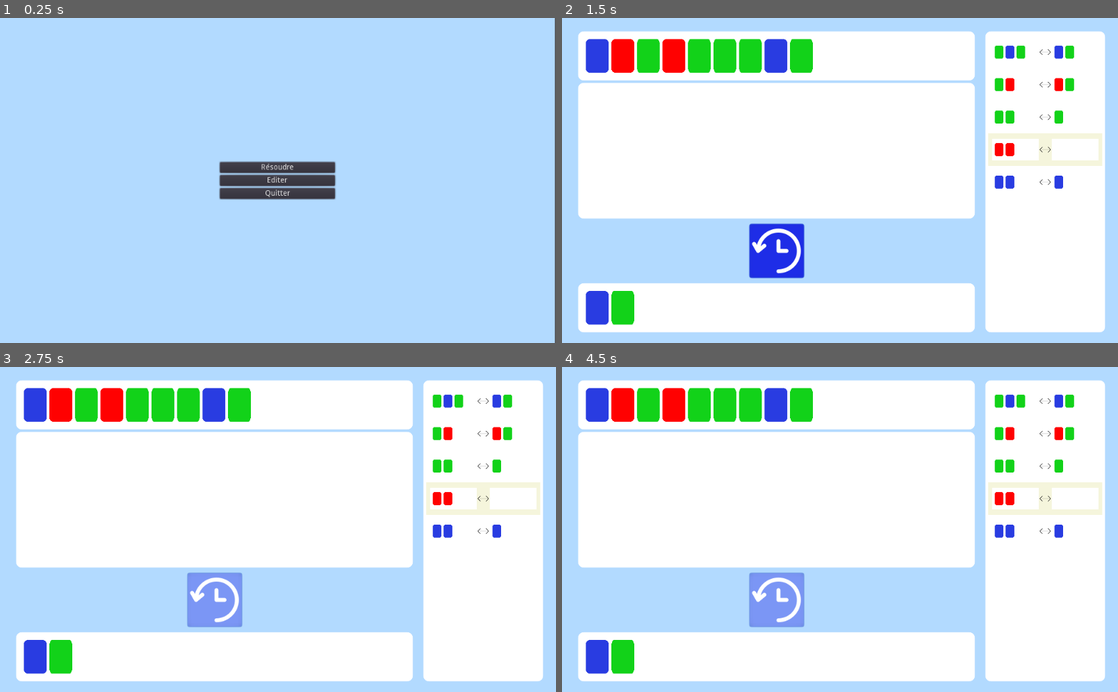
Above: before the commit, frames 1-4 (two rows, left to right).
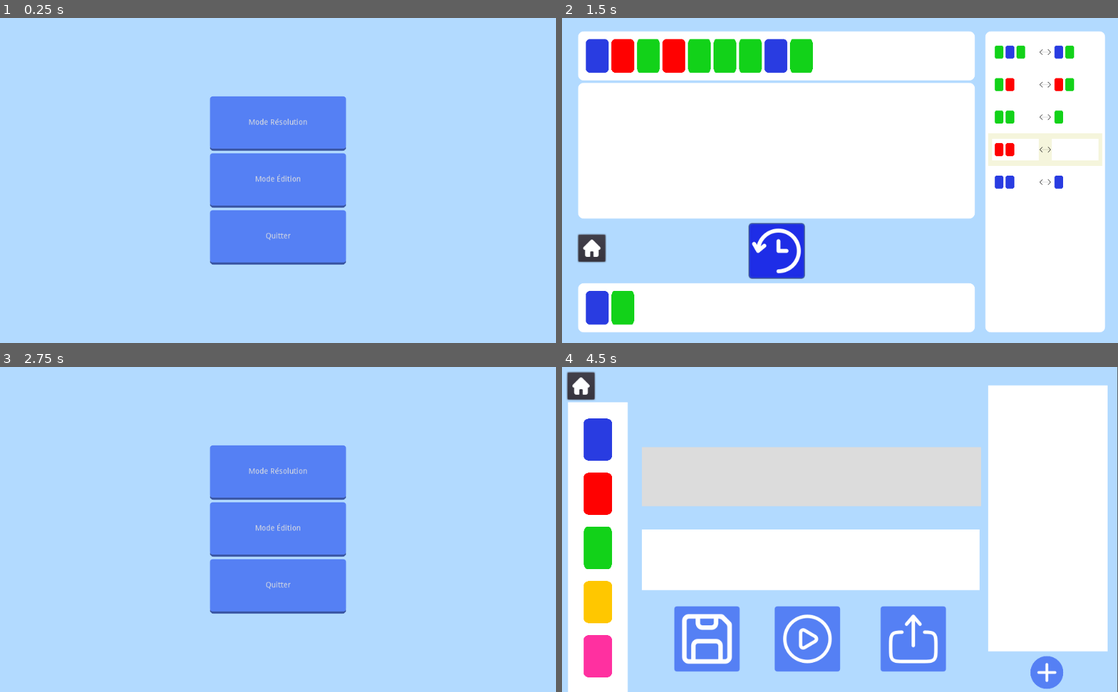
Above: after the commit, the same moments.

Repository: Pertatis/ProjetDomino
Game: Godot game, scene res://Scenes/Menus/MainMenu.tscn
Two runs of this game, one before a commit and one after it. Both use one fixed random seed, a clock stepped at 60 frames per second and the inputs below.
Inputs (mouse positions are in pixels of both pictures, inside the frame that each line leads up to):
- Up to frame 1 (0.25 s): no input
- Up to frame 2 (1.5 s): click "Résoudre" (after the commit: "Mode Résolution") at 0.5 s; click (778, 252) at 1.25 s
- Up to frame 3 (2.75 s): click (27, 597) at 2.02 s
- Up to frame 4 (4.5 s): click (840, 529) at 2.75 s, where only the run after the commit has a clickable "Mode Édition"; click (806, 640) at 3.52 s; click (723, 601) at 4.27 s

The runs differ from the first frame. In frame 1, 13% of the frame differs, in the area x 37-100%, y 0-100%; in frame 2, 0.6%; in frame 3, 76%, in the area x 2-98%, y 4-97%; in frame 4, 59%.

Commit message:
improved menu gui, buttons gui, clear button resets history, added home button in each scene

Diff:
--- /dev/null
+++ b/Graphics/font.tres
@@ -0,0 +1,4 @@
+[gd_resource type="DynamicFont" format=2]
+
+[resource]
+size = 24
--- a/Scenes/Edition.gd
+++ b/Scenes/Edition.gd
@@ -372,3 +372,10 @@
 	for child in $"%PanelRegles".get_children():
 		if not (child is Position2D):
 			$"%PanelRegles".remove_child(child)
+
+
+
+func _on_Menu_pressed():
+	var error = get_tree().change_scene("res://Scenes/Menus/MainMenu.tscn")
+	if error != OK :
+			print("Failed to change scene", error)
--- a/Scenes/Edition.tscn
+++ b/Scenes/Edition.tscn
@@ -1,10 +1,11 @@
-[gd_scene load_steps=17 format=2]
+[gd_scene load_steps=18 format=2]
 
 [ext_resource path="res://Scenes/Domino/DominoPalette/DominoPaletteVert.tscn" type="PackedScene" id=1]
 [ext_resource path="res://Scenes/Domino/DominoPalette/DominoPaletteRouge.tscn" type="PackedScene" id=2]
 [ext_resource path="res://Scenes/Domino/DominoPalette/DominoPaletteJaune.tscn" type="PackedScene" id=3]
 [ext_resource path="res://Scenes/Domino/DominoPalette/DominoPaletteRose.tscn" type="PackedScene" id=4]
 [ext_resource path="res://Scenes/Domino/DominoPalette/DominoPaletteBleu.tscn" type="PackedScene" id=5]
+[ext_resource path="res://Graphics/home.png" type="Texture" id=6]
 [ext_resource path="res://Scenes/Edition.gd" type="Script" id=7]
 [ext_resource path="res://Graphics/Jouer.svg" type="Texture" id=8]
 [ext_resource path="res://Graphics/Enregistrer.svg" type="Texture" id=9]
@@ -18,6 +19,8 @@
 corner_radius_top_right = 90
 corner_radius_bottom_right = 90
 corner_radius_bottom_left = 90
+shadow_color = Color( 0.0196078, 0.0313726, 0.184314, 1 )
+shadow_size = 2
 
 [sub_resource type="StyleBoxFlat" id=6]
 bg_color = Color( 0.0901961, 0.466667, 1, 1 )
@@ -27,7 +30,7 @@
 corner_radius_bottom_left = 90
 
 [sub_resource type="StyleBoxFlat" id=5]
-bg_color = Color( 0.482353, 0.588235, 0.960784, 1 )
+bg_color = Color( 0.333333, 0.501961, 0.956863, 1 )
 corner_radius_top_left = 90
 corner_radius_top_right = 90
 corner_radius_bottom_right = 90
@@ -39,6 +42,8 @@
 corner_radius_top_right = 5
 corner_radius_bottom_right = 5
 corner_radius_bottom_left = 5
+shadow_color = Color( 0.0196078, 0.0313726, 0.184314, 1 )
+shadow_size = 2
 
 [sub_resource type="StyleBoxFlat" id=4]
 bg_color = Color( 0.0901961, 0.466667, 1, 1 )
@@ -49,7 +54,7 @@
 corner_radius_bottom_left = 5
 
 [sub_resource type="StyleBoxFlat" id=2]
-bg_color = Color( 0.482353, 0.588235, 0.960784, 1 )
+bg_color = Color( 0.333333, 0.501961, 0.956863, 1 )
 corner_radius_top_left = 5
 corner_radius_top_right = 5
 corner_radius_bottom_right = 5
@@ -103,29 +108,29 @@
 
 [node name="PanelPalette" type="ColorRect" parent="PanelFond"]
 margin_left = -86.0
-margin_top = -80.0
-margin_right = 40.0
-margin_bottom = 455.0
+margin_top = -50.0
+margin_right = 24.0
+margin_bottom = 485.0
 mouse_filter = 2
 
 [node name="DominoPaletteBleu" parent="PanelFond/PanelPalette" instance=ExtResource( 5 )]
-position = Vector2( 62, 69 )
+position = Vector2( 55, 69 )
 scale = Vector2( 1, 1 )
 
 [node name="DominoPaletteVert" parent="PanelFond/PanelPalette" instance=ExtResource( 1 )]
-position = Vector2( 62, 269 )
+position = Vector2( 55, 269 )
 scale = Vector2( 1, 1 )
 
 [node name="DominoPaletteRouge" parent="PanelFond/PanelPalette" instance=ExtResource( 2 )]
-position = Vector2( 62, 169 )
+position = Vector2( 55, 169 )
 scale = Vector2( 1, 1 )
 
 [node name="DominoPaletteRose" parent="PanelFond/PanelPalette" instance=ExtResource( 4 )]
-position = Vector2( 62, 469 )
+position = Vector2( 55, 469 )
 scale = Vector2( 1, 1 )
 
 [node name="DominoPaletteJaune" parent="PanelFond/PanelPalette" instance=ExtResource( 3 )]
-position = Vector2( 62, 369 )
+position = Vector2( 55, 369 )
 scale = Vector2( 1, 1 )
 
 [node name="PanelBase" type="ColorRect" parent="PanelFond"]
@@ -191,6 +196,14 @@
 custom_styles/pressed = SubResource( 4 )
 custom_styles/normal = SubResource( 2 )
 icon = ExtResource( 8 )
+icon_align = 1
+
+[node name="Menu" type="Button" parent="."]
+margin_left = 10.0
+margin_top = 10.0
+margin_right = 60.0
+margin_bottom = 60.0
+icon = ExtResource( 6 )
 icon_align = 1
 
 [connection signal="base_activer" from="." to="." method="_on_Fond_base_activer"]
@@ -206,3 +219,4 @@
 [connection signal="pressed" from="BSauvegarder" to="." method="_on_BSauvegarder_pressed"]
 [connection signal="pressed" from="BCharger" to="." method="_on_BCharger_pressed"]
 [connection signal="pressed" from="BJouer" to="." method="_on_BJouer_pressed"]
+[connection signal="pressed" from="Menu" to="." method="_on_Menu_pressed"]
--- a/Scenes/Menus/MainMenu.gd
+++ b/Scenes/Menus/MainMenu.gd
@@ -1,19 +1,9 @@
 extends Control
 
 
-# Declare member variables here. Examples:
-# var a = 2
-# var b = "text"
+func _ready():
+	pass
 
-
-# Called when the node enters the scene tree for the first time.
-func _ready():
-	pass # Replace with function body.
-
-
-# Called every frame. 'delta' is the elapsed time since the previous frame.
-#func _process(delta):
-#	pass
 
 
 func _on_Resolution_pressed():
--- a/Scenes/Menus/MainMenu.tscn
+++ b/Scenes/Menus/MainMenu.tscn
@@ -1,6 +1,93 @@
-[gd_scene load_steps=2 format=2]
+[gd_scene load_steps=11 format=2]
 
 [ext_resource path="res://Scenes/Menus/MainMenu.gd" type="Script" id=1]
+
+[sub_resource type="StyleBoxFlat" id=1]
+bg_color = Color( 0.117647, 0.176471, 0.905882, 1 )
+border_width_bottom = 4
+border_color = Color( 0.0666667, 0.101961, 0.521569, 1 )
+corner_radius_top_left = 5
+corner_radius_top_right = 5
+corner_radius_bottom_right = 5
+corner_radius_bottom_left = 5
+shadow_color = Color( 0.0196078, 0.0313726, 0.184314, 1 )
+shadow_size = 2
+
+[sub_resource type="StyleBoxFlat" id=2]
+bg_color = Color( 0.0901961, 0.466667, 1, 1 )
+border_width_bottom = 4
+border_color = Color( 0.0705882, 0.305882, 0.635294, 1 )
+corner_radius_top_left = 5
+corner_radius_top_right = 5
+corner_radius_bottom_right = 5
+corner_radius_bottom_left = 5
+
+[sub_resource type="StyleBoxFlat" id=3]
+bg_color = Color( 0.333333, 0.501961, 0.956863, 1 )
+border_width_bottom = 4
+border_color = Color( 0.227451, 0.337255, 0.639216, 1 )
+corner_radius_top_left = 5
+corner_radius_top_right = 5
+corner_radius_bottom_right = 5
+corner_radius_bottom_left = 5
+
+[sub_resource type="StyleBoxFlat" id=7]
+bg_color = Color( 0.117647, 0.176471, 0.905882, 1 )
+border_width_bottom = 4
+border_color = Color( 0.0666667, 0.101961, 0.521569, 1 )
+corner_radius_top_left = 5
+corner_radius_top_right = 5
+corner_radius_bottom_right = 5
+corner_radius_bottom_left = 5
+shadow_color = Color( 0.0196078, 0.0313726, 0.184314, 1 )
+shadow_size = 2
+
+[sub_resource type="StyleBoxFlat" id=8]
+bg_color = Color( 0.0901961, 0.466667, 1, 1 )
+border_width_bottom = 4
+border_color = Color( 0.0705882, 0.305882, 0.635294, 1 )
+corner_radius_top_left = 5
+corner_radius_top_right = 5
+corner_radius_bottom_right = 5
+corner_radius_bottom_left = 5
+
+[sub_resource type="StyleBoxFlat" id=9]
+bg_color = Color( 0.333333, 0.501961, 0.956863, 1 )
+border_width_bottom = 4
+border_color = Color( 0.227451, 0.337255, 0.639216, 1 )
+corner_radius_top_left = 5
+corner_radius_top_right = 5
+corner_radius_bottom_right = 5
+corner_radius_bottom_left = 5
+
+[sub_resource type="StyleBoxFlat" id=4]
+bg_color = Color( 0.117647, 0.176471, 0.905882, 1 )
+border_width_bottom = 4
+border_color = Color( 0.0666667, 0.101961, 0.521569, 1 )
+corner_radius_top_left = 5
+corner_radius_top_right = 5
+corner_radius_bottom_right = 5
+corner_radius_bottom_left = 5
+shadow_color = Color( 0.0196078, 0.0313726, 0.184314, 1 )
+shadow_size = 2
+
+[sub_resource type="StyleBoxFlat" id=5]
+bg_color = Color( 0.0901961, 0.466667, 1, 1 )
+border_width_bottom = 4
+border_color = Color( 0.0705882, 0.305882, 0.635294, 1 )
+corner_radius_top_left = 5
+corner_radius_top_right = 5
+corner_radius_bottom_right = 5
+corner_radius_bottom_left = 5
+
+[sub_resource type="StyleBoxFlat" id=6]
+bg_color = Color( 0.333333, 0.501961, 0.956863, 1 )
+border_width_bottom = 4
+border_color = Color( 0.227451, 0.337255, 0.639216, 1 )
+corner_radius_top_left = 5
+corner_radius_top_right = 5
+corner_radius_bottom_right = 5
+corner_radius_bottom_left = 5
 
 [node name="Menu" type="Control"]
 anchor_right = 1.0
@@ -8,39 +95,44 @@
 script = ExtResource( 1 )
 
 [node name="ColorRect" type="ColorRect" parent="."]
-margin_right = 1022.0
+margin_right = 1024.0
 margin_bottom = 600.0
 color = Color( 0.698039, 0.854902, 1, 1 )
 
-[node name="VBoxContainer" type="VBoxContainer" parent="ColorRect"]
-anchor_left = 0.5
-anchor_top = 0.5
-anchor_right = 0.5
-anchor_bottom = 0.5
-margin_left = -106.0
-margin_top = -64.5
-margin_right = 106.0
-margin_bottom = 64.5
-alignment = 1
+[node name="Resolution" type="Button" parent="ColorRect"]
+margin_left = 387.0
+margin_top = 145.0
+margin_right = 637.0
+margin_bottom = 245.0
+mouse_default_cursor_shape = 2
+custom_styles/hover = SubResource( 1 )
+custom_styles/pressed = SubResource( 2 )
+custom_styles/normal = SubResource( 3 )
+text = "Mode Résolution"
+clip_text = true
 
-[node name="Resolution" type="Button" parent="ColorRect/VBoxContainer"]
-margin_top = 30.0
-margin_right = 212.0
-margin_bottom = 50.0
-text = "Résoudre"
+[node name="Edition" type="Button" parent="ColorRect"]
+margin_left = 387.0
+margin_top = 250.0
+margin_right = 637.0
+margin_bottom = 350.0
+mouse_default_cursor_shape = 2
+custom_styles/hover = SubResource( 7 )
+custom_styles/pressed = SubResource( 8 )
+custom_styles/normal = SubResource( 9 )
+text = "Mode Édition"
 
-[node name="Edition" type="Button" parent="ColorRect/VBoxContainer"]
-margin_top = 54.0
-margin_right = 212.0
-margin_bottom = 74.0
-text = "Editer"
-
-[node name="Quitter" type="Button" parent="ColorRect/VBoxContainer"]
-margin_top = 78.0
-margin_right = 212.0
-margin_bottom = 98.0
+[node name="Quitter" type="Button" parent="ColorRect"]
+margin_left = 387.0
+margin_top = 355.0
+margin_right = 637.0
+margin_bottom = 455.0
+mouse_default_cursor_shape = 2
+custom_styles/hover = SubResource( 4 )
+custom_styles/pressed = SubResource( 5 )
+custom_styles/normal = SubResource( 6 )
 text = "Quitter"
 
-[connection signal="pressed" from="ColorRect/VBoxContainer/Resolution" to="." method="_on_Resolution_pressed"]
-[connection signal="pressed" from="ColorRect/VBoxContainer/Edition" to="." method="_on_Edition_pressed"]
-[connection signal="pressed" from="ColorRect/VBoxContainer/Quitter" to="." method="_on_Quitter_pressed"]
+[connection signal="pressed" from="ColorRect/Resolution" to="." method="_on_Resolution_pressed"]
+[connection signal="pressed" from="ColorRect/Edition" to="." method="_on_Edition_pressed"]
+[connection signal="pressed" from="ColorRect/Quitter" to="." method="_on_Quitter_pressed"]
--- a/Scenes/Resolution.gd
+++ b/Scenes/Resolution.gd
@@ -69,6 +69,13 @@
 		if (regle[0] == [''] or regle[1] == ['']):
 			light_up_regle(regles.find(regle))
 
+	# supprimer l'historique
+	for child in $"%HistoriqueFond".get_children():
+		if not (child is Position2D):
+			child.queue_free()
+			$"%HistoriqueFond".rect_min_size -= Vector2(0, 60)
+
+
 
 func supprimer_tout():
 	#Supprime les dominos existants
@@ -107,6 +114,7 @@
 	regler_taille_domino()
 	get_dominos_color()
 	compare_regles()
+
 func get_dominos_color():
 	selected_dominos_type = []
 	var children = $Background/Base.get_children()
@@ -231,3 +239,9 @@
 				element.scale = Vector2(0.88,0.88)
 			else:
 				element.scale = Vector2(0.8,0.8)
+
+
+func _on_Menu_pressed():
+	var error = get_tree().change_scene("res://Scenes/Menus/MainMenu.tscn")
+	if error != OK :
+			print("Failed to change scene", error)
--- a/Scenes/Resolution.tscn
+++ b/Scenes/Resolution.tscn
@@ -1,6 +1,7 @@
-[gd_scene load_steps=7 format=2]
+[gd_scene load_steps=8 format=2]
 
 [ext_resource path="res://Scenes/Resolution.gd" type="Script" id=1]
+[ext_resource path="res://Graphics/home.png" type="Texture" id=2]
 [ext_resource path="res://Graphics/Réinitialiser.svg" type="Texture" id=3]
 
 [sub_resource type="StyleBoxFlat" id=1]
@@ -16,6 +17,8 @@
 corner_radius_top_right = 5
 corner_radius_bottom_right = 5
 corner_radius_bottom_left = 5
+shadow_color = Color( 0.0196078, 0.0313726, 0.184314, 1 )
+shadow_size = 2
 
 [sub_resource type="StyleBoxFlat" id=3]
 bg_color = Color( 0.0901961, 0.466667, 1, 1 )
@@ -25,7 +28,7 @@
 corner_radius_bottom_left = 5
 
 [sub_resource type="StyleBoxFlat" id=9]
-bg_color = Color( 0.482353, 0.588235, 0.960784, 1 )
+bg_color = Color( 0.333333, 0.501961, 0.956863, 1 )
 corner_radius_top_left = 5
 corner_radius_top_right = 5
 corner_radius_bottom_right = 5
@@ -35,7 +38,7 @@
 script = ExtResource( 1 )
 
 [node name="Background" type="ColorRect" parent="."]
-margin_right = 1027.0
+margin_right = 1024.0
 margin_bottom = 600.0
 mouse_filter = 2
 color = Color( 0.698039, 0.854902, 1, 1 )
@@ -95,7 +98,7 @@
 [node name="ObjectifPoint" type="Position2D" parent="Background/Objectif"]
 position = Vector2( 35, 45 )
 
-[node name="Reinitialiser" type="Button" parent="."]
+[node name="Reinitialiser" type="Button" parent="Background"]
 margin_left = 345.0
 margin_top = 380.0
 margin_right = 446.0
@@ -108,4 +111,13 @@
 icon = ExtResource( 3 )
 icon_align = 1
 
-[connection signal="pressed" from="Reinitialiser" to="." method="_on_Reinitialiser_pressed"]
+[node name="Menu" type="Button" parent="Background"]
+margin_left = 30.0
+margin_top = 400.0
+margin_right = 80.0
+margin_bottom = 450.0
+icon = ExtResource( 2 )
+icon_align = 1
+
+[connection signal="pressed" from="Background/Reinitialiser" to="." method="_on_Reinitialiser_pressed"]
+[connection signal="pressed" from="Background/Menu" to="." method="_on_Menu_pressed"]
--- a/Scenes/Test.gd
+++ b/Scenes/Test.gd
@@ -80,3 +80,9 @@
 
 func select_domino_handle(id):
 	print(id)
+
+
+func _on_Menu_pressed():
+	var error = get_tree().change_scene("res://Scenes/Menus/MainMenu.tscn")
+	if error != OK :
+			print("Failed to change scene", error)
--- a/Scenes/Test.tscn
+++ b/Scenes/Test.tscn
@@ -1,7 +1,8 @@
-[gd_scene load_steps=11 format=2]
+[gd_scene load_steps=12 format=2]
 
 [ext_resource path="res://Scenes/Test.gd" type="Script" id=1]
 [ext_resource path="res://Graphics/editer.svg" type="Texture" id=2]
+[ext_resource path="res://Graphics/home.png" type="Texture" id=3]
 [ext_resource path="res://Graphics/Réinitialiser.svg" type="Texture" id=4]
 
 [sub_resource type="StyleBoxFlat" id=1]
@@ -17,6 +18,8 @@
 corner_radius_top_right = 5
 corner_radius_bottom_right = 5
 corner_radius_bottom_left = 5
+shadow_color = Color( 0.0196078, 0.0313726, 0.184314, 1 )
+shadow_size = 2
 
 [sub_resource type="StyleBoxFlat" id=6]
 bg_color = Color( 0.0901961, 0.466667, 1, 1 )
@@ -26,7 +29,7 @@
 corner_radius_bottom_left = 5
 
 [sub_resource type="StyleBoxFlat" id=2]
-bg_color = Color( 0.482353, 0.588235, 0.960784, 1 )
+bg_color = Color( 0.333333, 0.501961, 0.956863, 1 )
 corner_radius_top_left = 5
 corner_radius_top_right = 5
 corner_radius_bottom_right = 5
@@ -38,6 +41,8 @@
 corner_radius_top_right = 5
 corner_radius_bottom_right = 5
 corner_radius_bottom_left = 5
+shadow_color = Color( 0.0196078, 0.0313726, 0.184314, 1 )
+shadow_size = 2
 
 [sub_resource type="StyleBoxFlat" id=5]
 bg_color = Color( 0.0901961, 0.466667, 1, 1 )
@@ -47,7 +52,7 @@
 corner_radius_bottom_left = 5
 
 [sub_resource type="StyleBoxFlat" id=7]
-bg_color = Color( 0.482353, 0.588235, 0.960784, 1 )
+bg_color = Color( 0.333333, 0.501961, 0.956863, 1 )
 corner_radius_top_left = 5
 corner_radius_top_right = 5
 corner_radius_bottom_right = 5
@@ -58,7 +63,7 @@
 
 [node name="Background" type="ColorRect" parent="."]
 margin_top = -1.0
-margin_right = 1027.0
+margin_right = 1024.0
 margin_bottom = 599.0
 mouse_filter = 2
 color = Color( 0.698039, 0.854902, 1, 1 )
@@ -131,4 +136,13 @@
 icon = ExtResource( 4 )
 icon_align = 1
 
+[node name="Menu" type="Button" parent="Background"]
+margin_left = 36.0
+margin_top = 408.0
+margin_right = 86.0
+margin_bottom = 458.0
+icon = ExtResource( 3 )
+icon_align = 1
+
 [connection signal="pressed" from="Background/Editer" to="." method="_on_Editer_pressed"]
+[connection signal="pressed" from="Background/Menu" to="." method="_on_Menu_pressed"]
Binary file added: Graphics/home.png
Not shown, added: Graphics/home.png.import
